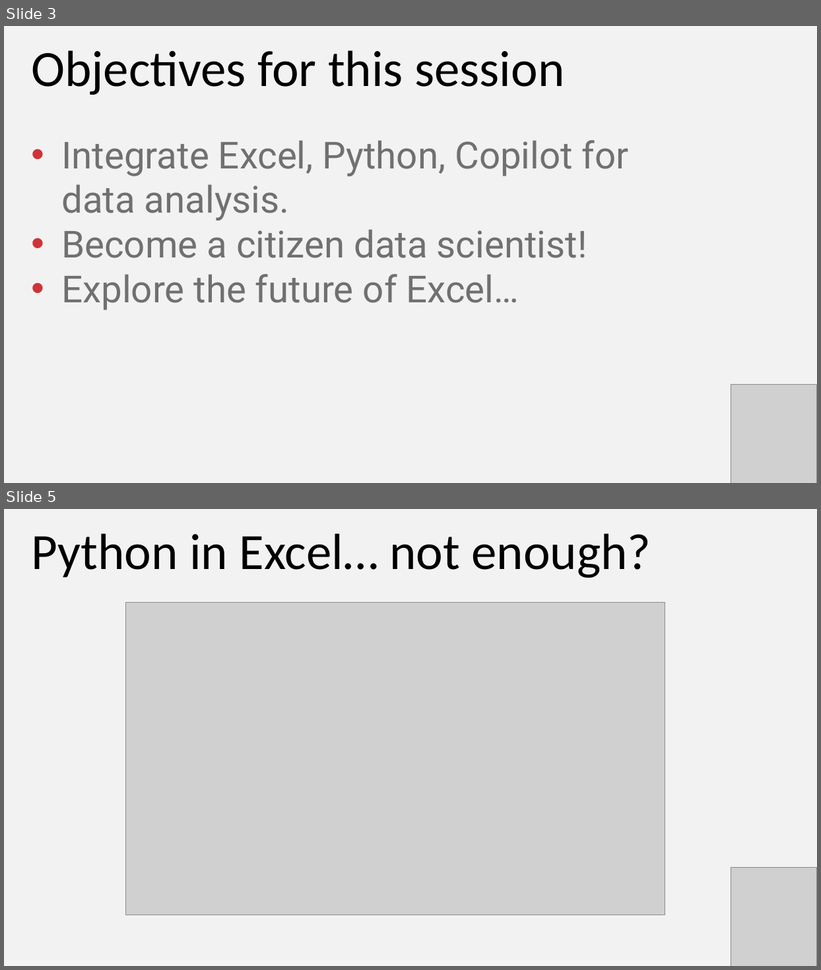
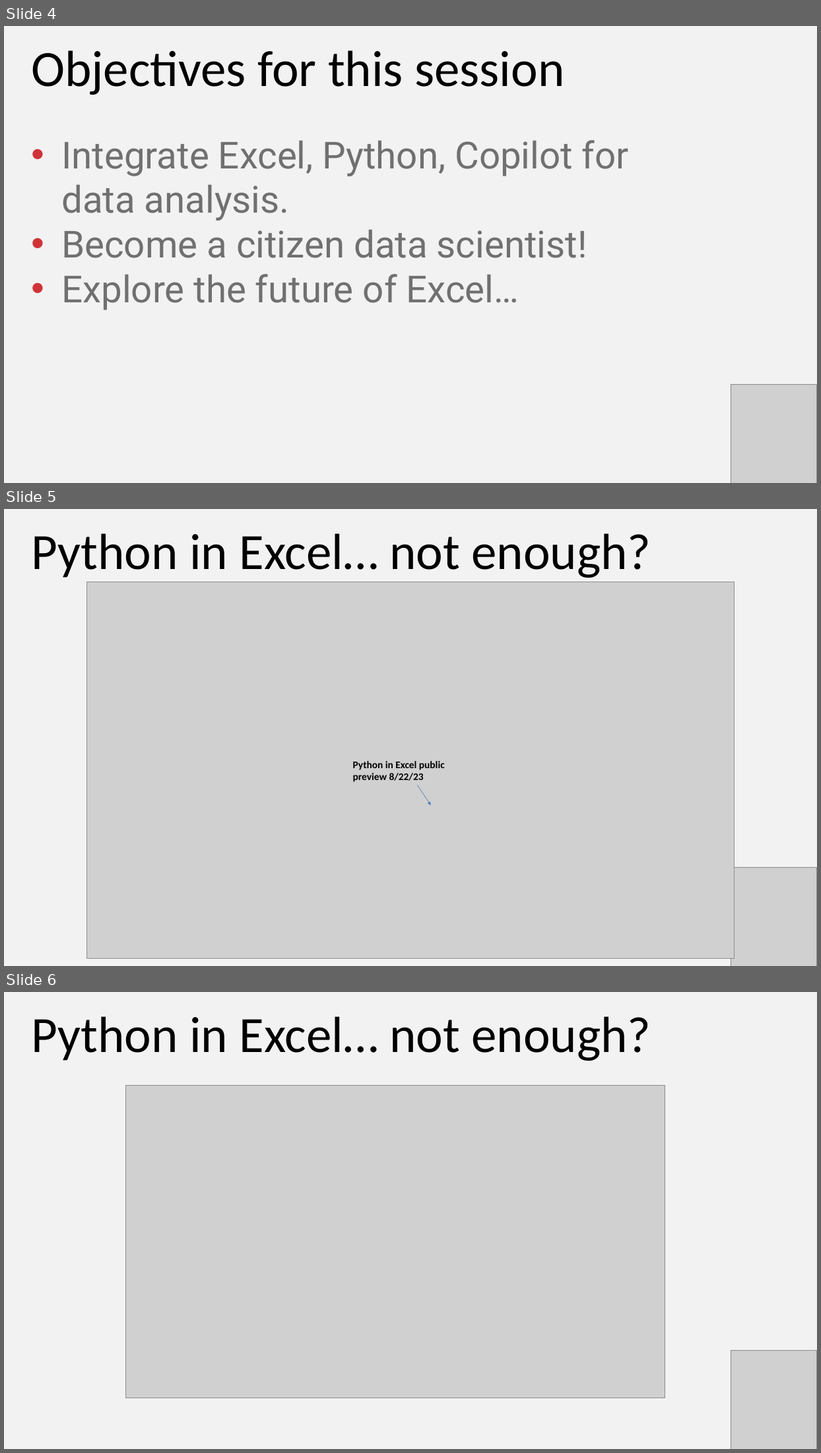
Before and after one commit to stringfestdata/xlgs-python-excel-copilot, a slide deck: xlgs-python-excel-copilot-slides.pptx. Shown one above the other, each under a label of ours: slides 3 and 5 before the commit, slides 4, 5 and 6 after it; the slides between them are not shown. The pictures are 821x970 and 821x1453 pixels, drawn with LibreOffice and Linux fonts; fonts in the diff are those of the drawing; grey boxes stand for pictures. Boxes give left, top, right and bottom in pixels: in the first picture for what was removed or moved away, otherwise in the second. Text is boxed around its words. In the diff, an @@ line names an element or a change of style, - is before the commit and + after.

```diff
--- a/xlgs-python-excel-copilot-slides.pptx
+++ b/xlgs-python-excel-copilot-slides.pptx
@@ slide 5 added at (4,509,817,966), background #F2F2F2 @@
@@ text added at (31,533,651,578), 90 pt, text #000000 @@
+Python in Excel… not enough?
@@ picture added at (87,582,734,958) @@
@@ text added at (353,761,445,782), 18 pt, text #000000, bold @@
+Python in Excel public preview 8/22/23
@@ arrow added from (417, 785) to (431, 805), #4B7EBC 0.75 pt @@
@@ picture added at (731,867,816,966) @@
@@ what was slide 3 is now slide 4 @@
@@ what was slide 5 is now slide 6 @@
```
Also in this commit, not shown: 11 other slides added, 3 other files.
